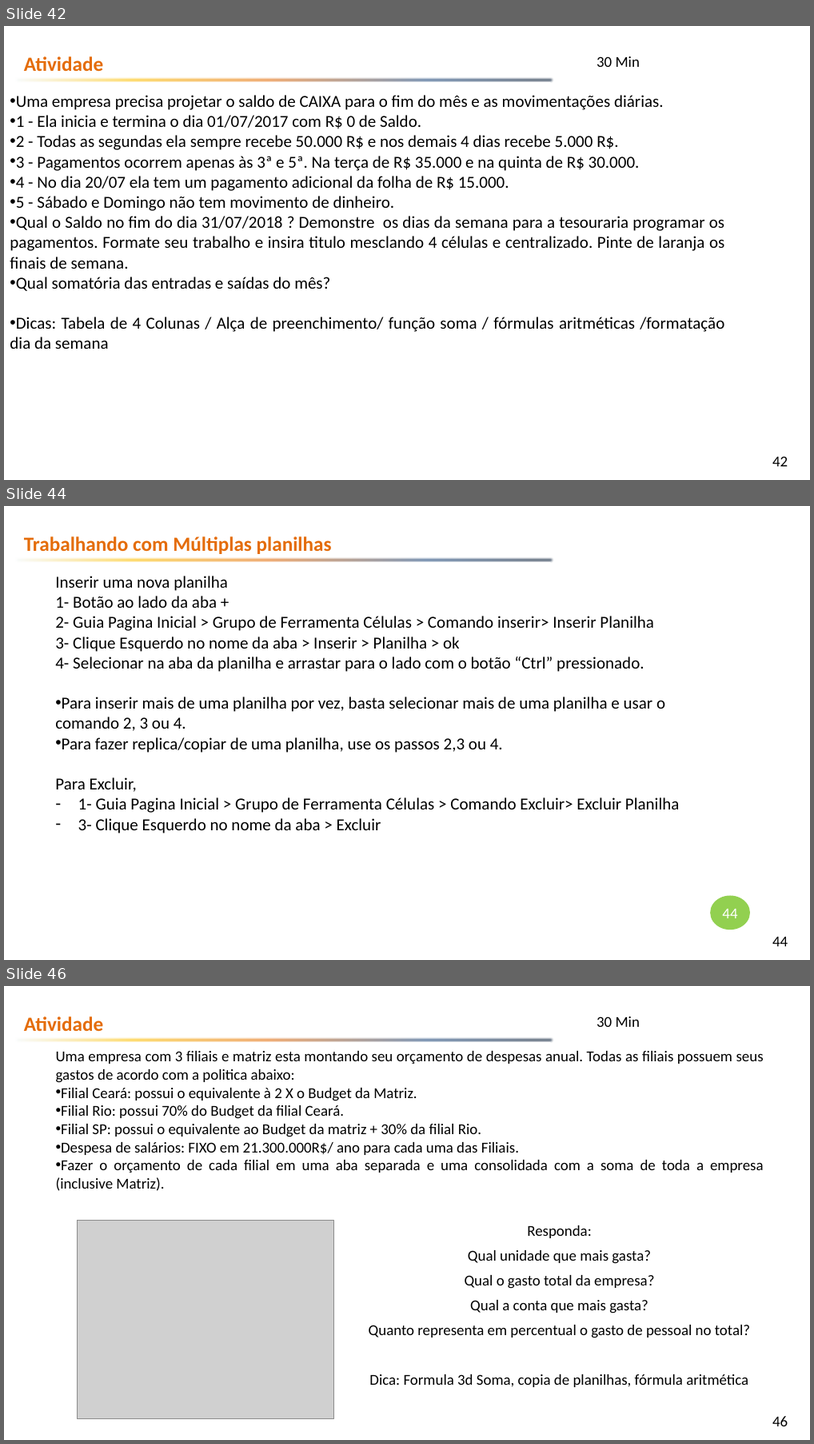
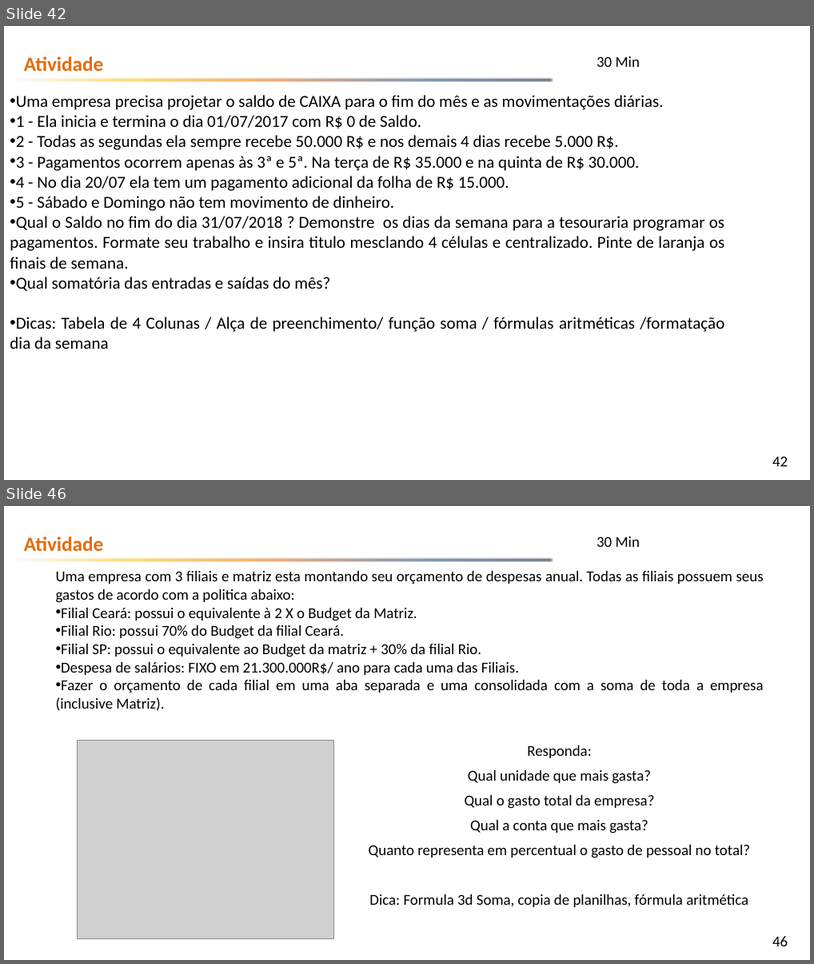
Before and after one commit to emerson-fenrir/Excel_Basico, a slide deck: Professor/Aula3.pptx. Shown one above the other, each under a label of ours: slides 42, 44 and 46 before the commit, slides 42 and 46 after it; the slides between them are not shown. The pictures are 814x1444 and 814x964 pixels, drawn with LibreOffice and Linux fonts; fonts in the diff are those of the drawing; grey boxes stand for pictures; background and template pictures are left out. Boxes give left, top, right and bottom in pixels: in the first picture for what was removed or moved away, otherwise in the second. Text is boxed around its words. In the diff, an @@ line names an element or a change of style, - is before the commit and + after.

```diff
--- a/Professor/Aula3.pptx
+++ b/Professor/Aula3.pptx
@@ slide 44 removed at [4, 506, 810, 960], background picture (left out); not listed: 2 template elements that a slide beside it also shows @@
@@ text removed at [24, 536, 332, 554] @@
-Trabalhando com Múltiplas planilhas
@@ subtitle removed at [55, 576, 680, 833] @@
-Inserir uma nova planilha
-1- Botão ao lado da aba +
-2- Guia Pagina Inicial > Grupo de Ferramenta Células > Comando inserir> Inserir Planilha
-3- Clique Esquerdo no nome da aba > Inserir > Planilha > ok
-4- Selecionar na aba da planilha e arrastar para o lado com o botão “Ctrl” pressionado.
-• Para inserir mais de uma planilha por vez, basta selecionar mais de uma planilha e usar o comando 2, 3 ou 4.
-• Para fazer replica/copiar de uma planilha, use os passos 2,3 ou 4.
-Para Excluir,
-– 1- Guia Pagina Inicial > Grupo de Ferramenta Células > Comando Excluir> Excluir Planilha
-– 3- Clique Esquerdo no nome da aba > Excluir
@@ ellipse removed at [710, 896, 750, 929] @@
-44
```
Also in this commit, not shown: 4 slides changed, 4 slides added, 30 other files.
